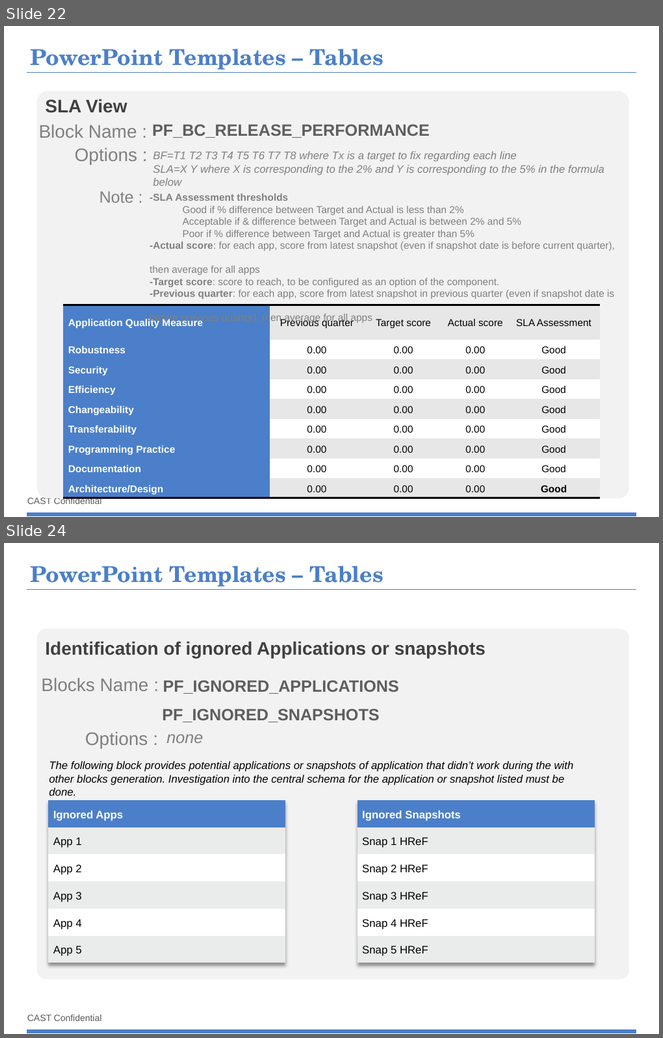
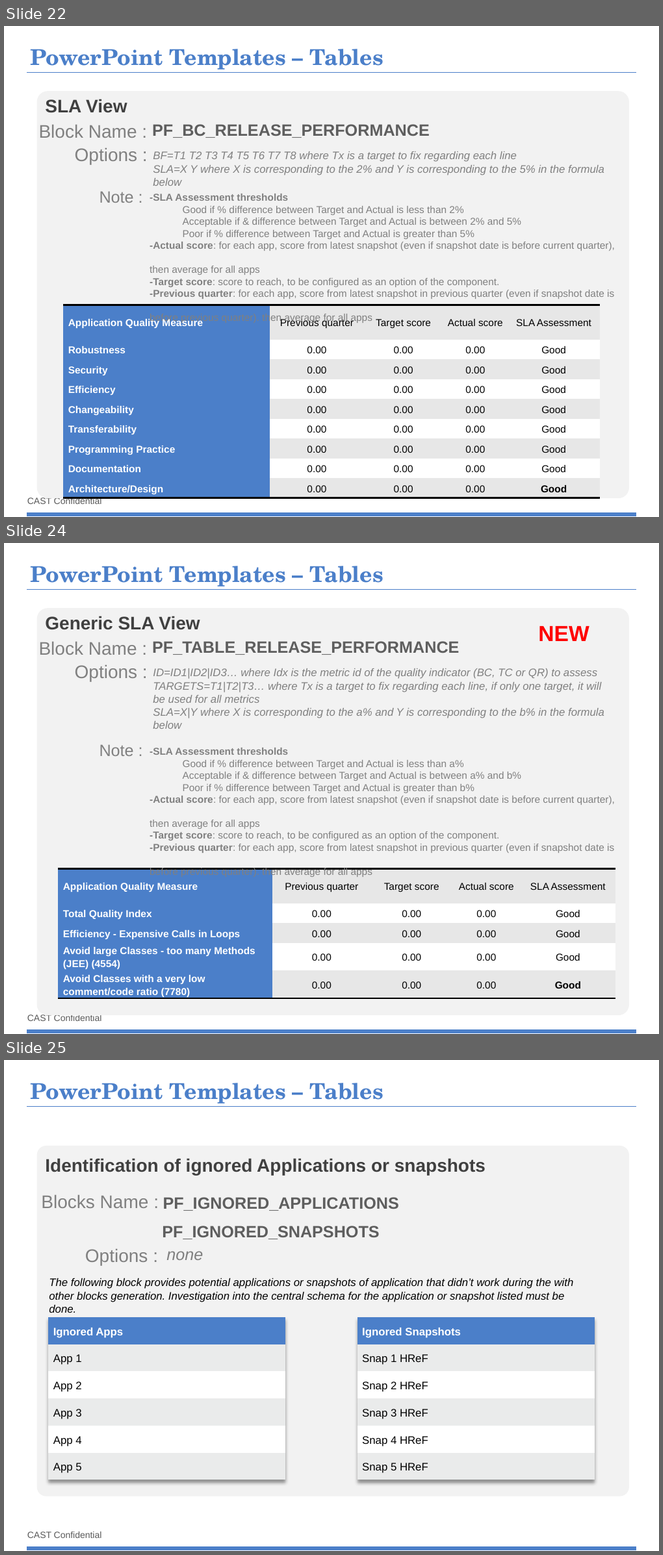
Before and after one commit to CAST-projects/CAST-ReportGenerator, a slide deck: CastReporting.Reporting.Core/Templates/zh-CN/Portfolio/Portfolio component library/1- Portfolio-Powerpoint-components-library.pptx. Shown one above the other, each under a label of ours: slides 22 and 24 before the commit, slides 22, 24 and 25 after it; the slides between them are not shown. The pictures are 663x1038 and 663x1555 pixels, drawn with LibreOffice and Linux fonts; fonts in the diff are those of the drawing; background and template pictures are left out. Boxes give left, top, right and bottom in pixels: in the first picture for what was removed or moved away, otherwise in the second. Text is boxed around its words. In the diff, an @@ line names an element or a change of style, - is before the commit and + after.

```diff
--- a/CastReporting.Reporting.Core/Templates/zh-CN/Portfolio/Portfolio component library/1- Portfolio-Powerpoint-components-library.pptx
+++ b/CastReporting.Reporting.Core/Templates/zh-CN/Portfolio/Portfolio component library/1- Portfolio-Powerpoint-components-library.pptx
@@ slide 24 added at (4, 543, 659, 1034), background #FFFFFF; not listed: 3 template elements that a slide beside it also shows @@
@@ title added at (30, 566, 384, 590), 24 pt, text #4B7FC9, bold @@
+PowerPoint Templates – Tables
@@ rounded rectangle added at (36, 608, 629, 1016), fill #F2F2F2 @@
@@ text added at (45, 616, 200, 630), 20 pt, text #404040, bold @@
+Generic SLA View
@@ text added at (538, 626, 589, 641), 24 pt, text #FF0000, bold @@
+NEW
@@ text added at (39, 642, 137, 655), 20 pt, text #808080 @@
+Block Name :
@@ text added at (152, 641, 459, 655), 18 pt, text #5E5E5E, bold @@
+PF_TABLE_RELEASE_PERFORMANCE
@@ text added at (75, 665, 138, 681), 20 pt, text #808080 @@
+Options :
@@ text added at (153, 668, 605, 729), 12 pt, text #808080, italic @@
+ID=ID1|ID2|ID3… where Idx is the metric id of the quality indicator (BC, TC or QR) to assess
+TARGETS=T1|T2|T3… where Tx is a target to fix regarding each line, if only one target, it will be used for all metrics
+SLA=X|Y where X is corresponding to the a% and Y is corresponding to the b% in the formula below
@@ text added at (100, 745, 134, 756), 18 pt, text #808080 @@
+Note :
@@ text added at (150, 748, 615, 878), 11 pt, text #808080 @@
+-SLA Assessment thresholds
+  Good if % difference between Target and Actual is less than a%
+  Acceptable if & difference between Target and Actual is between a% and b%
+  Poor if % difference between Target and Actual is greater than b%
+-Actual score: for each app, score from latest snapshot (even if snapshot date is before current quarter),
+then average for all apps
+-Target score: score to reach, to be configured as an option of the component.
+-Previous quarter: for each app, score from latest snapshot in previous quarter (even if snapshot date is
+before previous quarter). then average for all apps
@@ table added at (59, 869, 616, 1000), 5 rows, 5 columns @@
+Application Quality Measure | Previous quarter | Target score | Actual score | SLA Assessment
+Total Quality Index | 0.00 | 0.00 | 0.00 | Good
+Efficiency - Expensive Calls in Loops | 0.00 | 0.00 | 0.00 | Good
+Avoid large Classes - too many Methods (JEE) (4554) | 0.00 | 0.00 | 0.00 | Good
+Avoid Classes with a very low comment/code ratio (7780) | 0.00 | 0.00 | 0.00 | Good
@@ what was slide 24 is now slide 25 @@
```
Also in this commit, not shown: 1 slide changed, 4 other files.
